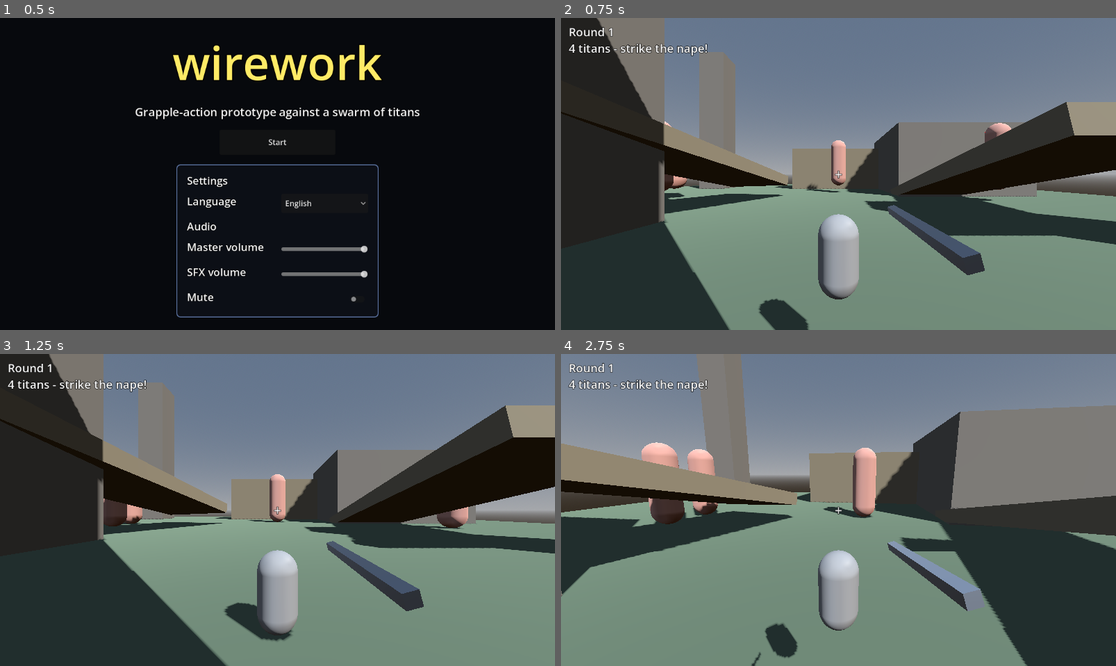
Above: before the commit, frames 1-4 (two rows, left to right).
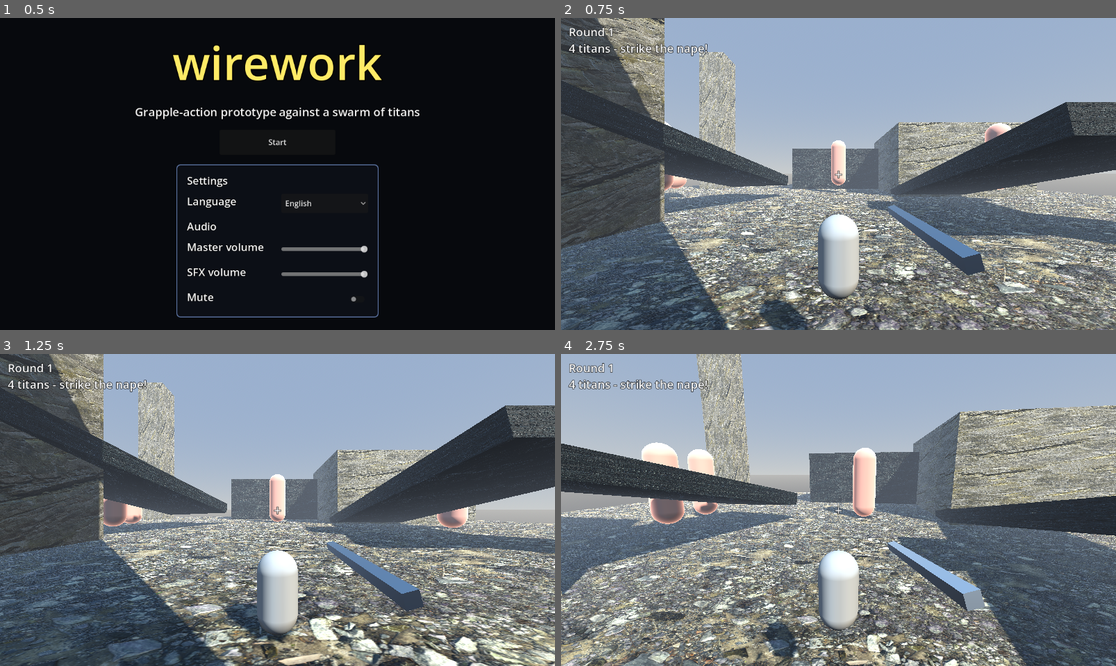
Above: after the commit, the same moments.

Repository: savagemanage/game-champs
Game: Godot game, scene res://scenes/StartScreen.tscn
The game is run twice, just before and just after one commit, with the same random seed, the same clock (stepped at 60 frames per second) and the same inputs.
Inputs (mouse positions are in pixels of both pictures, inside the frame that each line leads up to):
- Up to frame 1 (0.5 s): no input
- Up to frame 2 (0.75 s): click "Start" at 0.5 s
- Up to frame 3 (1.25 s): no input
- Up to frame 4 (2.75 s): tap Enter at 1.25 s; move the mouse to (866, 510) at 1.27 s; hold W (move_forward) from 1.28 s (still down); right-click (866, 510) at 1.35 s; tap Space (jump) at 1.52, 2.27 s; move the mouse to (810, 510) at 2.02 s; click (810, 510) at 2.1 s; right-click (810, 510) at 2.3 s

Frame 1 is identical in both runs. In frame 2, 88% of the frame differs, in the area x 0-100%, y 0-100%; in frame 3, 88%; in frame 4, 87%.

Commit message:
feat: add CC0 ground/rock textures, spark particle, improved sky/fog/tonemap/lighting

Diff:
--- a/scenes/Arena.tscn
+++ b/scenes/Arena.tscn
@@ -1,6 +1,24 @@
-[gd_scene load_steps=18 format=3 uid="uid://c1arena00scene1"]
+[gd_scene load_steps=27 format=3 uid="uid://c1arena00scene1"]
+
+[ext_resource type="Texture2D" path="res://assets/textures/ground_color.jpg" id="tex_ground_color"]
+[ext_resource type="Texture2D" path="res://assets/textures/ground_normal.jpg" id="tex_ground_normal"]
+[ext_resource type="Texture2D" path="res://assets/textures/ground_roughness.jpg" id="tex_ground_rough"]
+[ext_resource type="Texture2D" path="res://assets/textures/rock_color.jpg" id="tex_rock_color"]
+[ext_resource type="Texture2D" path="res://assets/textures/rock_normal.jpg" id="tex_rock_normal"]
+[ext_resource type="Texture2D" path="res://assets/textures/rock_roughness.jpg" id="tex_rock_rough"]
+[ext_resource type="Texture2D" path="res://assets/textures/ridge_color.jpg" id="tex_ridge_color"]
+[ext_resource type="Texture2D" path="res://assets/textures/ridge_normal.jpg" id="tex_ridge_normal"]
+[ext_resource type="Texture2D" path="res://assets/textures/ridge_roughness.jpg" id="tex_ridge_rough"]
 
 [sub_resource type="ProceduralSkyMaterial" id="ProceduralSkyMaterial_1"]
+sky_top_color = Color(0.38, 0.52, 0.74, 1)
+sky_horizon_color = Color(0.72, 0.74, 0.72, 1)
+sky_curve = 0.12
+ground_bottom_color = Color(0.24, 0.22, 0.19, 1)
+ground_horizon_color = Color(0.62, 0.6, 0.55, 1)
+ground_curve = 0.08
+sun_angle_max = 45.0
+sun_curve = 0.08
 
 [sub_resource type="Sky" id="Sky_1"]
 sky_material = SubResource("ProceduralSkyMaterial_1")
@@ -9,8 +27,16 @@
 background_mode = 2
 sky = SubResource("Sky_1")
 ambient_light_source = 3
-ambient_light_color = Color(0.7, 0.75, 0.85, 1)
-ambient_light_energy = 0.5
+ambient_light_color = Color(0.6, 0.66, 0.78, 1)
+ambient_light_energy = 0.45
+tonemap_mode = 3
+tonemap_exposure = 1.05
+tonemap_white = 6.0
+fog_enabled = true
+fog_light_color = Color(0.68, 0.72, 0.78, 1)
+fog_density = 0.0035
+fog_sky_affect = 0.35
+fog_aerial_perspective = 0.2
 
 [sub_resource type="NavigationMesh" id="NavigationMesh_1"]
 geometry_parsed_geometry_type = 0
@@ -23,13 +49,31 @@
 cell_height = 0.5
 
 [sub_resource type="StandardMaterial3D" id="Mat_ground"]
-albedo_color = Color(0.34, 0.4, 0.32, 1)
+albedo_color = Color(0.85, 0.86, 0.82, 1)
+albedo_texture = ExtResource("tex_ground_color")
+normal_enabled = true
+normal_texture = ExtResource("tex_ground_normal")
+roughness_texture = ExtResource("tex_ground_rough")
+texture_repeat = true
+uv1_scale = Vector3(16, 16, 1)
 
 [sub_resource type="StandardMaterial3D" id="Mat_rock"]
-albedo_color = Color(0.45, 0.43, 0.4, 1)
+albedo_color = Color(0.85, 0.83, 0.8, 1)
+albedo_texture = ExtResource("tex_rock_color")
+normal_enabled = true
+normal_texture = ExtResource("tex_rock_normal")
+roughness_texture = ExtResource("tex_rock_rough")
+texture_repeat = true
+uv1_scale = Vector3(4, 4, 1)
 
 [sub_resource type="StandardMaterial3D" id="Mat_ridge"]
-albedo_color = Color(0.5, 0.46, 0.38, 1)
+albedo_color = Color(0.85, 0.82, 0.76, 1)
+albedo_texture = ExtResource("tex_ridge_color")
+normal_enabled = true
+normal_texture = ExtResource("tex_ridge_normal")
+roughness_texture = ExtResource("tex_ridge_rough")
+texture_repeat = true
+uv1_scale = Vector3(4, 4, 1)
 
 [sub_resource type="BoxMesh" id="BoxMesh_base"]
 size = Vector3(120, 2, 120)
@@ -68,7 +112,12 @@
 
 [node name="DirectionalLight3D" type="DirectionalLight3D" parent="."]
 transform = Transform3D(0.707107, -0.5, 0.5, 0, 0.707107, 0.707107, -0.707107, -0.5, 0.5, 0, 60, 0)
+light_color = Color(1, 0.96, 0.87, 1)
+light_energy = 1.15
 shadow_enabled = true
+shadow_bias = 0.04
+shadow_normal_bias = 1.5
+directional_shadow_max_distance = 160.0
 
 [node name="NavigationRegion3D" type="NavigationRegion3D" parent="."]
 navigation_mesh = SubResource("NavigationMesh_1")
--- a/scenes/Titan.tscn
+++ b/scenes/Titan.tscn
@@ -11,7 +11,13 @@
 height = 12.0
 
 [sub_resource type="StandardMaterial3D" id="StandardMaterial3D_body"]
-albedo_color = Color(0.75, 0.55, 0.5, 1)
+albedo_color = Color(0.72, 0.53, 0.48, 1)
+roughness = 0.85
+metallic = 0.0
+metallic_specular = 0.35
+rim_enabled = true
+rim = 0.4
+rim_tint = 0.3
 
 [sub_resource type="BoxShape3D" id="BoxShape3D_nape"]
 size = Vector3(2.5, 2.0, 1.0)
--- a/scripts/player/slash_fx.gd
+++ b/scripts/player/slash_fx.gd
@@ -8,16 +8,20 @@
 ##   * play_hit(world_pos, killed): a one-shot particle burst at the nape, a
 ##     crosshair flash, and (kill only) a brief decaying camera shake.
 ##
-## PARTICLES: CPUParticles3D is used (not GPUParticles3D). On the gl_compatibility
-## (GLES3/WebGL2) renderer CPU particles are the reliable choice - GPU particle
-## compute passes are flaky across web GPU drivers, and this is a tiny one-shot
-## burst so there is no perf concern (steering: no premature optimization).
+## PARTICLES: CPUParticles3D (not GPUParticles3D) - the reliable choice on
+## gl_compatibility (GLES3/WebGL2); GPU compute passes are flaky on web drivers
+## and this is a tiny one-shot burst (steering: no premature optimization).
+## Web-safe: no Thread/Mutex/Semaphore/WorkerThreadPool, no SubViewport.
 ##
-## Web-safe: no Thread/Mutex/Semaphore/WorkerThreadPool, no SubViewport.
-
-# =====================================================================
-# TUNING CONSTANTS (no magic numbers below this block)
-# =====================================================================
+## PARTICLE TEXTURE (FEAT-003): a CC0 spark sprite (Kenney, assets/particles/
+## spark.png) becomes the burst quad's additive billboard albedo when imported;
+## loaded defensively so an unimported run keeps the plain FEAT-001 procedural
+## quad. See assets/CREDITS.md.
+
+# --- TUNING CONSTANTS (no magic numbers below this block) ---
+
+## CC0 spark particle sprite (Kenney Particle Pack, credited in CREDITS.md).
+const SPARK_TEXTURE_PATH: String = "res://assets/particles/spark.png"
 
 # --- Blade swing tween ---
 ## Duration of a single slash swing animation (seconds).
@@ -28,16 +32,12 @@
 ## Neutral resting rotation the blade returns to between swings (radians source).
 const SWING_REST_DEG: Vector3 = Vector3(0.0, 0.0, 15.0)
 
-# --- Hit particle burst ---
-## Particle counts for the two hit tiers.
+# --- Hit particle burst (counts, burst speed m/s, lifetime s, quad size m) ---
 const KILL_PARTICLES: int = 48
 const SUB_PARTICLES: int = 18
-## Initial velocity magnitude of the burst (m/s) for each tier.
 const KILL_BURST_SPEED: float = 14.0
 const SUB_BURST_SPEED: float = 7.0
-## How long emitted particles live (seconds).
 const BURST_LIFETIME: float = 0.6
-## Particle draw-quad size (metres).
 const KILL_PARTICLE_SIZE: float = 0.7
 const SUB_PARTICLE_SIZE: float = 0.35
 ## Burst colours.
@@ -67,9 +67,7 @@
 const CROSSHAIR_KILL_SIZE: int = 52
 const CROSSHAIR_SUB_SIZE: int = 38
 
-# =====================================================================
-# STATE
-# =====================================================================
+# --- STATE ---
 
 ## Node paths on the Player (set in Player.tscn) so this helper can find the
 ## blade pivot, the pitch pivot (for shake) and the crosshair label.
@@ -83,6 +81,9 @@
 
 var _swing_tween: Tween
 var _crosshair_tween: Tween
+
+## Cached CC0 spark sprite (null if not imported yet; burst then stays plain).
+var _spark_texture: Texture2D
 
 # Camera shake bookkeeping. The shake offsets _shake_pivot.position around its
 # neutral rest position and always restores it, so mouse-look (which only
@@ -102,6 +103,11 @@
 	if _shake_pivot != null:
 		_shake_rest = _shake_pivot.position
 
+	# Load the CC0 spark sprite defensively: unimported (no editor open) means
+	# exists() is false and we keep the plain procedural quad, never erroring.
+	if ResourceLoader.exists(SPARK_TEXTURE_PATH):
+		_spark_texture = load(SPARK_TEXTURE_PATH) as Texture2D
+
 
 func _process(delta: float) -> void:
 	if not _shaking or _shake_pivot == null:
@@ -119,9 +125,7 @@
 	_shake_pivot.position = _shake_rest + offset
 
 
-# =====================================================================
-# PUBLIC API (called by slash.gd)
-# =====================================================================
+# --- PUBLIC API (called by slash.gd) ---
 
 ## Play a brief blade swing on the visible weapon.
 func play_swing() -> void:
@@ -158,9 +162,7 @@
 		_start_shake()
 
 
-# =====================================================================
-# INTERNAL
-# =====================================================================
+# --- INTERNAL ---
 
 func _spawn_burst(world_pos: Vector3, killed: bool) -> void:
 	var burst := CPUParticles3D.new()
@@ -190,6 +192,10 @@
 	mat.blend_mode = BaseMaterial3D.BLEND_MODE_ADD
 	mat.vertex_color_use_as_albedo = true
 	mat.albedo_color = KILL_COLOR if killed else SUB_COLOR
+	# Wire the CC0 spark sprite when available; else stay a plain additive quad
+	# (FEAT-001 look). Tint still comes from the per-particle vertex colour.
+	if _spark_texture != null:
+		mat.albedo_texture = _spark_texture
 	quad.material = mat
 	burst.mesh = quad
 
Binary file added: assets/particles/spark.png
Binary file added: assets/textures/ground_color.jpg
Binary file added: assets/textures/ground_normal.jpg
Binary file added: assets/textures/ground_roughness.jpg
Binary file added: assets/textures/ridge_color.jpg
Binary file added: assets/textures/ridge_normal.jpg
Binary file added: assets/textures/ridge_roughness.jpg
Binary file added: assets/textures/rock_color.jpg
Binary file added: assets/textures/rock_normal.jpg
Binary file added: assets/textures/rock_roughness.jpg
Not shown, changed: README.md
Not shown, changed: assets/CREDITS.md
